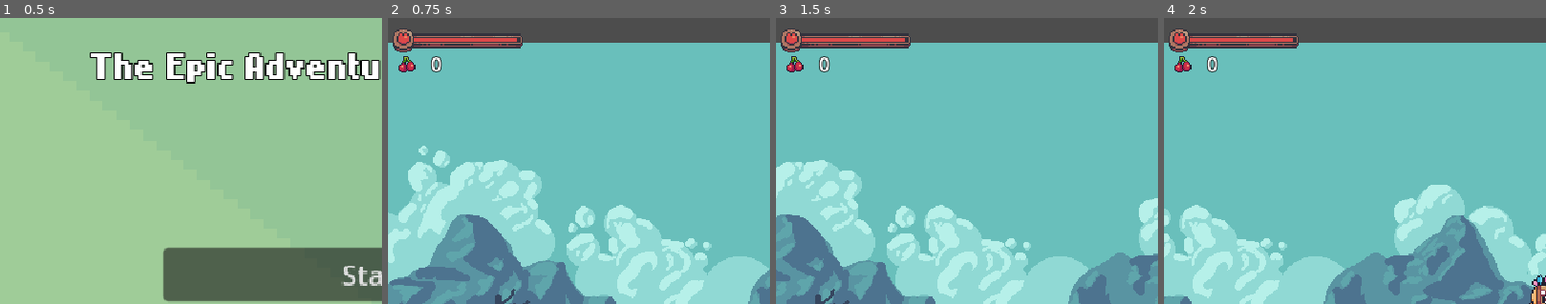
Above: before the commit, frames 1-4 (left to right).
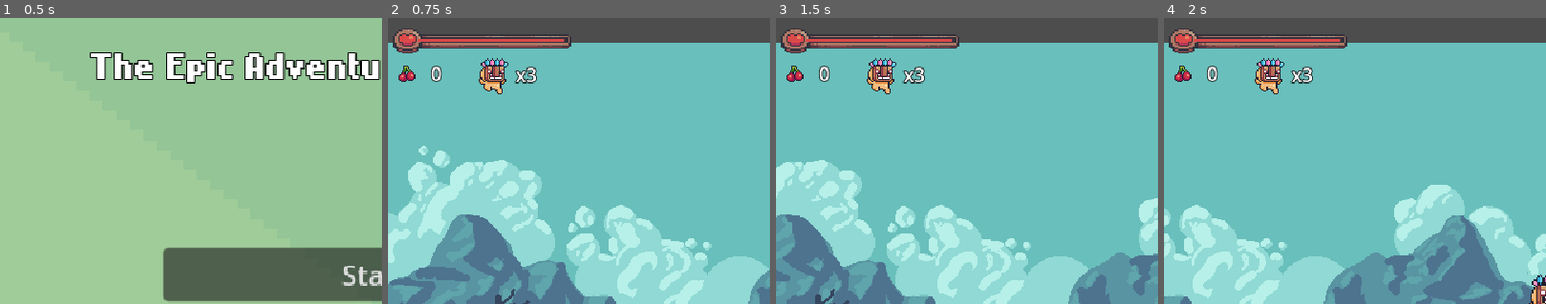
Above: after the commit, the same moments.

Repository: TheBasol/Mask-dude-adventure
Game: Godot game, scene res://main_menu.tscn
Two runs of this game, one before a commit and one after it. Both use one fixed random seed, a clock stepped at 60 frames per second and the inputs below.
Inputs:
- Up to frame 1 (0.5 s): no input
- Up to frame 2 (0.75 s): click "Start" at 0.5 s
- Up to frame 3 (1.5 s): tap Enter (ui_accept) at 1.25 s; hold Right (ui_right) from 1.28 s (still down); tap Z (dash) at 1.35 s
- Up to frame 4 (2 s): keep holding Right (ui_right); tap Enter (ui_accept) at 1.52 s
The pictures show only the part of the screen within x 0-50%, y 0-50%; the shares and areas given below are measured in that part.

Frame 1 is identical in both runs. In frame 2, 3.0% of the frame differs, in the area x 1-48%, y 3-27%; in frame 3, 3.0%; in frame 4, 3.0%.

Commit message:
transitions and savefile update
se agrego una transicion al iniciar el nivel y un sistema de guardado con savefile

Diff:
--- a/Player/Player.tscn
+++ b/Player/Player.tscn
@@ -7,8 +7,10 @@
 [ext_resource type="AudioStream" uid="uid://ba2hxqf376lg" path="res://assets/Sounds/Jump.ogg" id="4_8g4oa"]
 [ext_resource type="Texture2D" uid="uid://ckaore37h130l" path="res://assets/Menu/UI/lifebar-1.png" id="4_dm7nj"]
 [ext_resource type="Texture2D" uid="uid://53mh0rvj54b1" path="res://assets/Menu/UI/lifebar-2.png" id="5_3mea3"]
+[ext_resource type="Texture2D" uid="uid://dan1h0xsyry1q" path="res://assets/Main Characters/Mask.png" id="5_3nb2p"]
 [ext_resource type="AudioStream" uid="uid://bk01bmd5p2v58" path="res://assets/Sounds/Hit.ogg" id="5_6ysni"]
 [ext_resource type="Script" uid="uid://btrwoms04r1yx" path="res://Scripts/StateMachine/stateMachine.gd" id="6_6ysni"]
+[ext_resource type="Shader" uid="uid://bi6t40o14uve6" path="res://shaders/transitionShader.gdshader" id="7_8sa4y"]
 [ext_resource type="Script" uid="uid://pc5pj3c5wl7v" path="res://Scripts/StateMachine/idle.gd" id="7_vlldt"]
 [ext_resource type="Script" uid="uid://d3lxaaf4bnib6" path="res://Scripts/StateMachine/in_air.gd" id="8_j23h2"]
 [ext_resource type="Script" uid="uid://k51vf007xvpg" path="res://Scripts/StateMachine/moving.gd" id="9_0j2ni"]
@@ -175,6 +177,49 @@
 texture = ExtResource("5_3mea3")
 texture_margin_left = 10.0
 
+[sub_resource type="ShaderMaterial" id="ShaderMaterial_3nb2p"]
+shader = ExtResource("7_8sa4y")
+shader_parameter/circle_size = 0.0
+shader_parameter/screen_width = 640.0
+shader_parameter/screen_height = 480.0
+
+[sub_resource type="Animation" id="Animation_8sa4y"]
+resource_name = "Transition_Anim"
+length = 0.3
+tracks/0/type = "value"
+tracks/0/imported = false
+tracks/0/enabled = true
+tracks/0/path = NodePath("TransitionColorRect:material:shader_parameter/circle_size")
+tracks/0/interp = 1
+tracks/0/loop_wrap = true
+tracks/0/keys = {
+"times": PackedFloat32Array(0, 0.26666668),
+"transitions": PackedFloat32Array(1, 1),
+"update": 0,
+"values": [0.0, 1.5]
+}
+
+[sub_resource type="Animation" id="Animation_3nb2p"]
+length = 0.001
+tracks/0/type = "value"
+tracks/0/imported = false
+tracks/0/enabled = true
+tracks/0/path = NodePath("TransitionColorRect:material:shader_parameter/circle_size")
+tracks/0/interp = 1
+tracks/0/loop_wrap = true
+tracks/0/keys = {
+"times": PackedFloat32Array(0),
+"transitions": PackedFloat32Array(1),
+"update": 0,
+"values": [0.0]
+}
+
+[sub_resource type="AnimationLibrary" id="AnimationLibrary_d7xyo"]
+_data = {
+&"RESET": SubResource("Animation_3nb2p"),
+&"Transition_Anim": SubResource("Animation_8sa4y")
+}
+
 [sub_resource type="RectangleShape2D" id="RectangleShape2D_0j2ni"]
 size = Vector2(20, 26)
 
@@ -202,9 +247,9 @@
 [node name="PlayerGUI" type="CanvasLayer" parent="."]
 
 [node name="HBoxContainer" type="HBoxContainer" parent="PlayerGUI"]
-offset_top = 23.0
+offset_top = 31.0
 offset_right = 58.0
-offset_bottom = 55.0
+offset_bottom = 63.0
 
 [node name="TextureRect" type="TextureRect" parent="PlayerGUI/HBoxContainer"]
 layout_mode = 2
@@ -214,10 +259,24 @@
 layout_mode = 2
 label_settings = SubResource("LabelSettings_ddoul")
 
+[node name="HBoxContainer2" type="HBoxContainer" parent="PlayerGUI"]
+offset_left = 71.0
+offset_top = 32.0
+offset_right = 129.0
+offset_bottom = 64.0
+
+[node name="TextureRect" type="TextureRect" parent="PlayerGUI/HBoxContainer2"]
+layout_mode = 2
+texture = ExtResource("5_3nb2p")
+
+[node name="Lifes" type="Label" parent="PlayerGUI/HBoxContainer2"]
+layout_mode = 2
+label_settings = SubResource("LabelSettings_ddoul")
+
 [node name="ProgressBar" type="ProgressBar" parent="PlayerGUI"]
 offset_left = 4.0
-offset_right = 113.0
-offset_bottom = 39.0
+offset_right = 154.0
+offset_bottom = 40.0
 theme_override_styles/background = SubResource("StyleBoxTexture_7v5gs")
 theme_override_styles/fill = SubResource("StyleBoxTexture_8sa4y")
 max_value = 10.0
@@ -225,6 +284,24 @@
 value = 1.0
 show_percentage = false
 
+[node name="TransitionColorRect" type="ColorRect" parent="PlayerGUI"]
+process_mode = 3
+process_priority = 1
+material = SubResource("ShaderMaterial_3nb2p")
+anchors_preset = 15
+anchor_right = 1.0
+anchor_bottom = 1.0
+grow_horizontal = 2
+grow_vertical = 2
+mouse_filter = 2
+color = Color(0, 0, 0, 1)
+
+[node name="AnimationPlayer" type="AnimationPlayer" parent="PlayerGUI"]
+process_mode = 3
+libraries = {
+&"": SubResource("AnimationLibrary_d7xyo")
+}
+
 [node name="RaycastDmg" type="Node2D" parent="."]
 
 [node name="RayCast2D" type="RayCast2D" parent="RaycastDmg"]
--- /dev/null
+++ b/SAVE.gd
@@ -0,0 +1,25 @@
+extends Node
+
+const SAVEFILE = "user://SAVEFILE.save"
+
+var game_data = {
+	"lifes": 3,
+	"health" : 10
+}
+
+func _ready():
+	load_data()
+
+func load_data():
+	var file = FileAccess.open(SAVEFILE,FileAccess.READ)
+	if file == null:
+		save_data()
+	else:
+		game_data = file.get_var()
+		file.close()
+
+
+func save_data():
+	var file = FileAccess.open(SAVEFILE,FileAccess.WRITE)
+	file.store_var(game_data)
+	file.close()  # Cerrar archivo correctamente
--- a/Scenes/world_2.tscn
+++ b/Scenes/world_2.tscn
@@ -8,6 +8,7 @@
 [ext_resource type="Texture2D" uid="uid://cbmb5cipyhb2u" path="res://assets/Terrain/Terrain (16x16).png" id="6_hpuos"]
 [ext_resource type="PackedScene" uid="uid://vcwd04l1skbv" path="res://Player/Player.tscn" id="7_6uuwl"]
 [ext_resource type="PackedScene" uid="uid://drbtqqb1l3xvs" path="res://Traps/saw.tscn" id="8_tmly8"]
+[ext_resource type="PackedScene" uid="uid://esgytss3prnn" path="res://Traps/fall_damage.tscn" id="9_wa2kw"]
 
 [sub_resource type="TileSetAtlasSource" id="TileSetAtlasSource_21kcj"]
 texture = ExtResource("6_hpuos")
@@ -412,6 +413,9 @@
 [node name="dmgPlayer" parent="Saw3/trueSaw" index="1"]
 dmg = 3
 
+[node name="FallDamage" parent="." instance=ExtResource("9_wa2kw")]
+position = Vector2(-427, 485)
+
 [editable path="Saw"]
 [editable path="Saw2"]
 [editable path="Saw3"]
--- a/Scripts/fall_damage.gd
+++ b/Scripts/fall_damage.gd
@@ -2,4 +2,4 @@
 
 func _on_body_entered(body: Node2D) -> void:
 	if body is Player:
-		body.takeDamage(10)
+		body.dead()
--- a/Scripts/player.gd
+++ b/Scripts/player.gd
@@ -8,10 +8,10 @@
 var damage = 1
 var jumpsNumber = 2
 var canDash = true
-var life := 10 :
+var health := 10 :
 	set(val):
-		life = val
-		$PlayerGUI/ProgressBar.value = life
+		health = val
+		$PlayerGUI/ProgressBar.value = health
 
 @onready var animation_player: AnimationPlayer = $AnimationPlayer
 @onready var sprite_2d: Sprite2D = $Sprite2D
@@ -19,11 +19,17 @@
 @onready var raycast_dmg: Node2D = $RaycastDmg
 @onready var area_to_take_damage: Area2D = $areaToTakeDamage
 @onready var state_machine: StateMachine = $StateMachine
+@onready var gui_animation_player: AnimationPlayer = $PlayerGUI/AnimationPlayer
+@onready var lifes_ui: Label = $PlayerGUI/HBoxContainer2/Lifes
+
 
 
 func _ready() -> void:
-	$PlayerGUI/ProgressBar.value = life
+	health = Global.health
+	$PlayerGUI/ProgressBar.value = health
 	fruits_2.text = str(Global.fruits)
+	lifes_ui.text = "x"+str(Global.lifes)
+	gui_animation_player.play("Transition_Anim")
 	Global.player = self
 
 func _process(delta: float) -> void:
@@ -39,14 +45,31 @@
 					jumpsNumber +=1
 
 func takeDamage(dmg):
-		life -= dmg
+		health -= dmg
 		state_machine.transition_to("TakeDamage")
-		if life <= 0:
+		if health <= 0:
 			dead()
 
 func dead():
-	get_tree().call_deferred("reload_current_scene")
+	Global.lifes -= 1
+	if  Global.lifes <= 0:
+		Global.lifes = 3
+		Global.health = 10
+		get_tree().call_deferred("change_scene_to_file","res://main_menu.tscn")
+	else:
+		get_tree().call_deferred("reload_current_scene")
+
+	Save.save_data()
+
+
+
+func transition_to_scene(scene:String):
+	gui_animation_player.play("Transition_Anim")
+	get_tree().paused = true
+	await (gui_animation_player.animation_finished)
+	get_tree().paused = false
+	get_tree().call_deferred("change_scene_to_file",scene)
+
 
 func updateUiFruits():
-
 	fruits_2.text = str(Global.fruits)
--- a/global.gd
+++ b/global.gd
@@ -1,10 +1,24 @@
 extends Node
 
 var player
-
 var fruits := 0 :
 	set(val):
 		fruits = val
 		if player != null:
 			player.updateUiFruits()
 			$AudioStreamPlayer.play()
+var lifes: int :
+	set(val):
+		lifes = val
+		Save.game_data.lifes = val
+var health: int :
+	set(val):
+		health = val
+		Save.game_data.health = val
+
+func _ready() -> void:
+	call_deferred("_initialize_values")
+
+func _initialize_values():
+	lifes = Save.game_data.lifes
+	health = Save.game_data.health
--- a/items/target_end.gd
+++ b/items/target_end.gd
@@ -4,4 +4,4 @@
 
 func _on_body_entered(body: Node2D) -> void:
 	if body is Player:
-		get_tree().call_deferred("change_scene_to_file",nextLevel)
+		body.transition_to_scene(nextLevel)
--- a/project.godot
+++ b/project.godot
@@ -17,6 +17,7 @@
 
 [autoload]
 
+Save="*res://SAVE.gd"
 Global="*res://global.tscn"
 
 [display]
--- /dev/null
+++ b/shaders/transitionShader.gdshader
@@ -0,0 +1,17 @@
+shader_type canvas_item;
+
+uniform float circle_size : hint_range(0.0, 1.5) = 1.5f;
+
+uniform float screen_width;
+uniform float screen_height;
+
+void fragment() {
+	float ratio = screen_width/screen_height;
+	float dist = distance(vec2(0.5,0.5), vec2(mix(0.5, UV.x,ratio), UV.y));
+	COLOR.a = step(circle_size, dist);
+}
+
+//void light() {
+//	// Called for every pixel for every light affecting the CanvasItem.
+//	// Uncomment to replace the default light processing function with this one.
+//}
Not shown: 1 places in Player/Player.tscn that only renumber resources
Not shown, added: SAVE.gd.uid
Not shown: 1 places in Scenes/world_2.tscn that only renumber resources
Not shown, added: shaders/transitionShader.gdshader.uid
